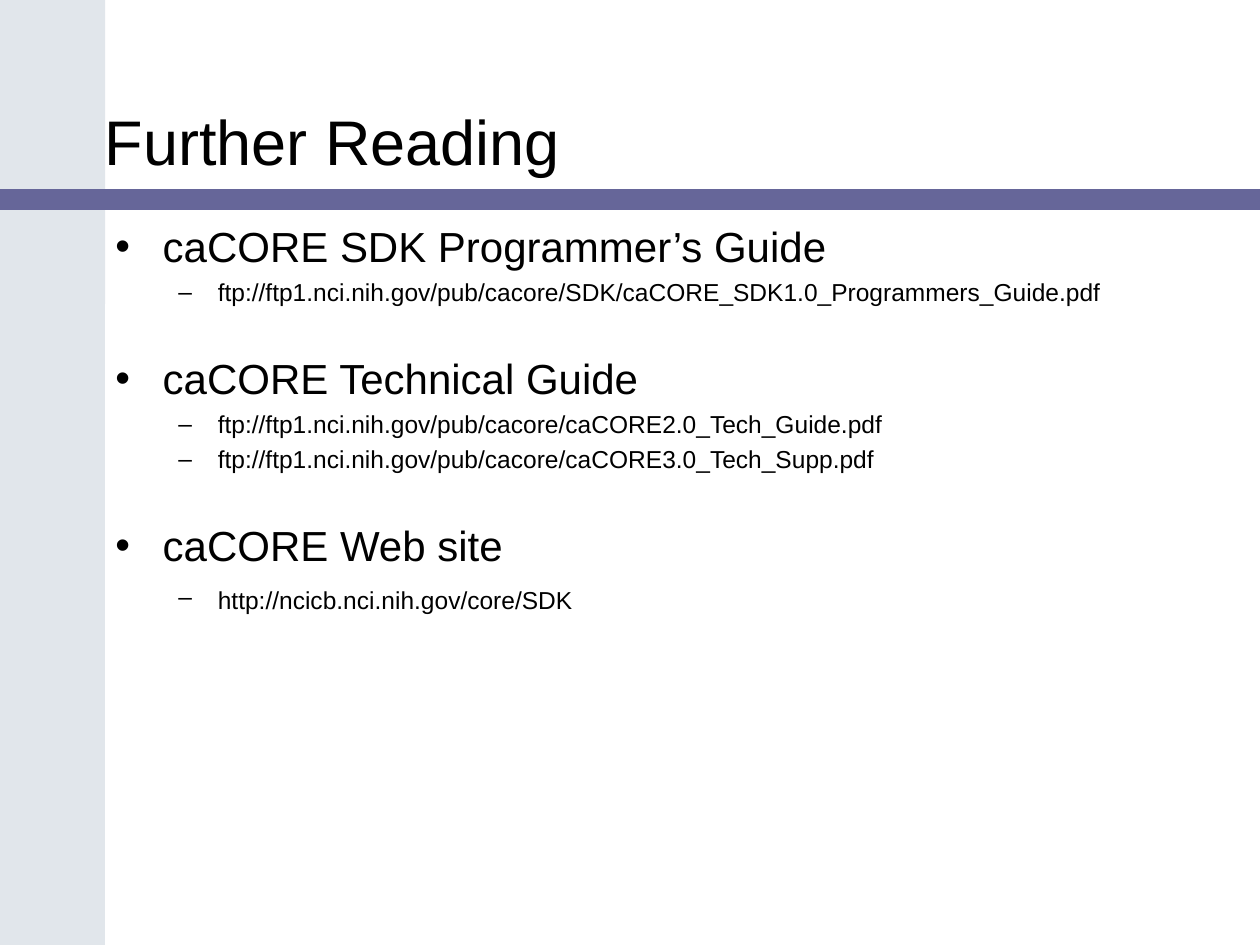
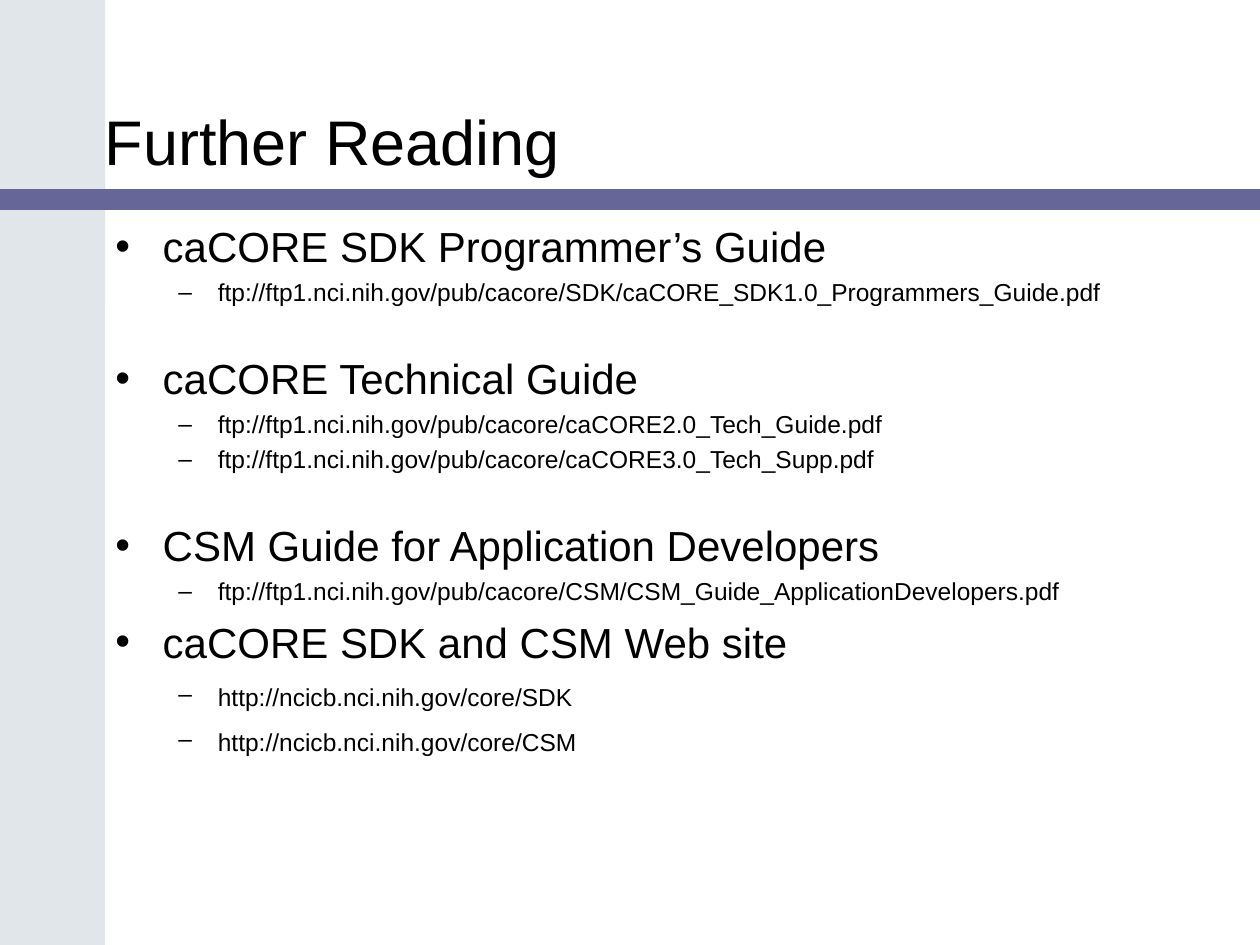
Before and after one commit to CBIIT/common-security-module-docs, a slide deck: slide 20 of Presentations/SDK_Bootcamp_CSM_v1.ppt (slide 21 before the commit). Drawn at 1260x945 pixels with LibreOffice and Linux fonts; fonts in the diff are those of the drawing; background and template pictures are left out. Boxes give left, top, right and bottom in pixels: in the first picture for what was removed or moved away, otherwise in the second. Text is boxed around its words. In the diff, an @@ line names an element or a change of style, - is before the commit and + after.

```diff
--- a/Presentations/SDK_Bootcamp_CSM_v1.ppt
+++ b/Presentations/SDK_Bootcamp_CSM_v1.ppt
@@ text at [163, 530, 1059, 659]: text changed; size 24 to 14 pt @@
-• caCORE Web site
+• CSM Guide for Application Developers
+  – ftp://ftp1.nci.nih.gov/pub/cacore/CSM/CSM_Guide_ApplicationDevelopers.pdf
+• caCORE SDK and CSM Web site
@@ text at [218, 733, 577, 756]: paragraph added @@
+  – http://ncicb.nci.nih.gov/core/CSM
```
Also in this commit, not shown: 8 other slides changed, 11 slides added, 11 slides removed, 1 other file.
